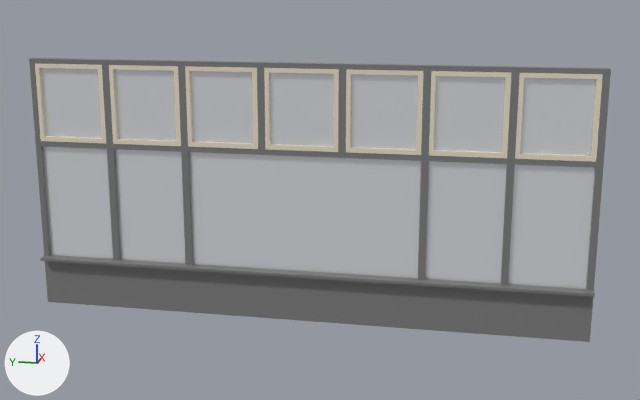
One commit to the FBX model Blender Models/BigWindow.fbx: the scene before it, then after it.
One viewpoint serves both versions: a 50 mm lens placed at (-9.68, -2.12, 3.87), pointed at (-0.07, -0.2, 1.46). Arrows for +X, +Y and +Z are at lower left; the lights stay in place. Where no turn or scale is listed for an object, it has been applied to the vertices.

Before the edit, the objects in view are built like this:
```python
me_plane = bpy.data.meshes.new('Plane')
me_plane.from_pydata(...)  # 508 vertices, 571 faces; spans x -0.2..0.0, y -3.25..3.25, z 0.0..3.0
# faces by material slot: [178, 392, 1]
me_plane.materials.append(mat_m_windowframe)  # grey #7a7a7a
me_plane.materials.append(mat_m_smallwindow)  # white #e7ddc6
me_plane.materials.append(mat_m_window)  # white #e7e7e7
ob_bigwindow = bpy.data.objects.new('BigWindow', me_plane)
ob_bigwindow.location = (0.0, 0.0, 0.0)
```
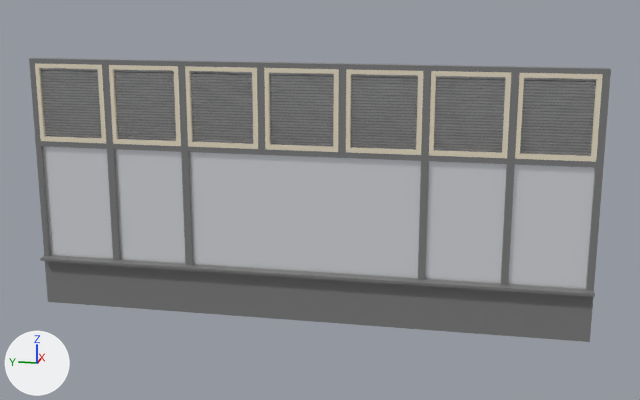
Changed parts and their boxes [x1, y1, x2, y2] in the pictures (640 x 400 px):
part 1 of me_plane, added
    after: [41, 68, 596, 156]

The change, as a diff of the scene's bpy script:
```diff
--- a/Blender Models/BigWindow.fbx.py
+++ b/Blender Models/BigWindow.fbx.py
@@ me_plane @@
 # used by ob_bigwindow; location = (0.0, 0.0, 0.0)
-me_plane.from_pydata(...)  # 508 vertices, 571 faces; spans x -0.2..0.0, y -3.25..3.25, z 0.0..3.0
+me_plane.from_pydata(...)  # 1964 vertices, 1663 faces; spans x -0.2..0.0, y -3.25..3.25, z 0.0..3.0
+# me_plane part 1: 1456 vertices added at x -0.08..-0.03, y -3.11..3.13, z 2.09..2.91
 me_plane.materials.append(mat_m_windowframe)
```
